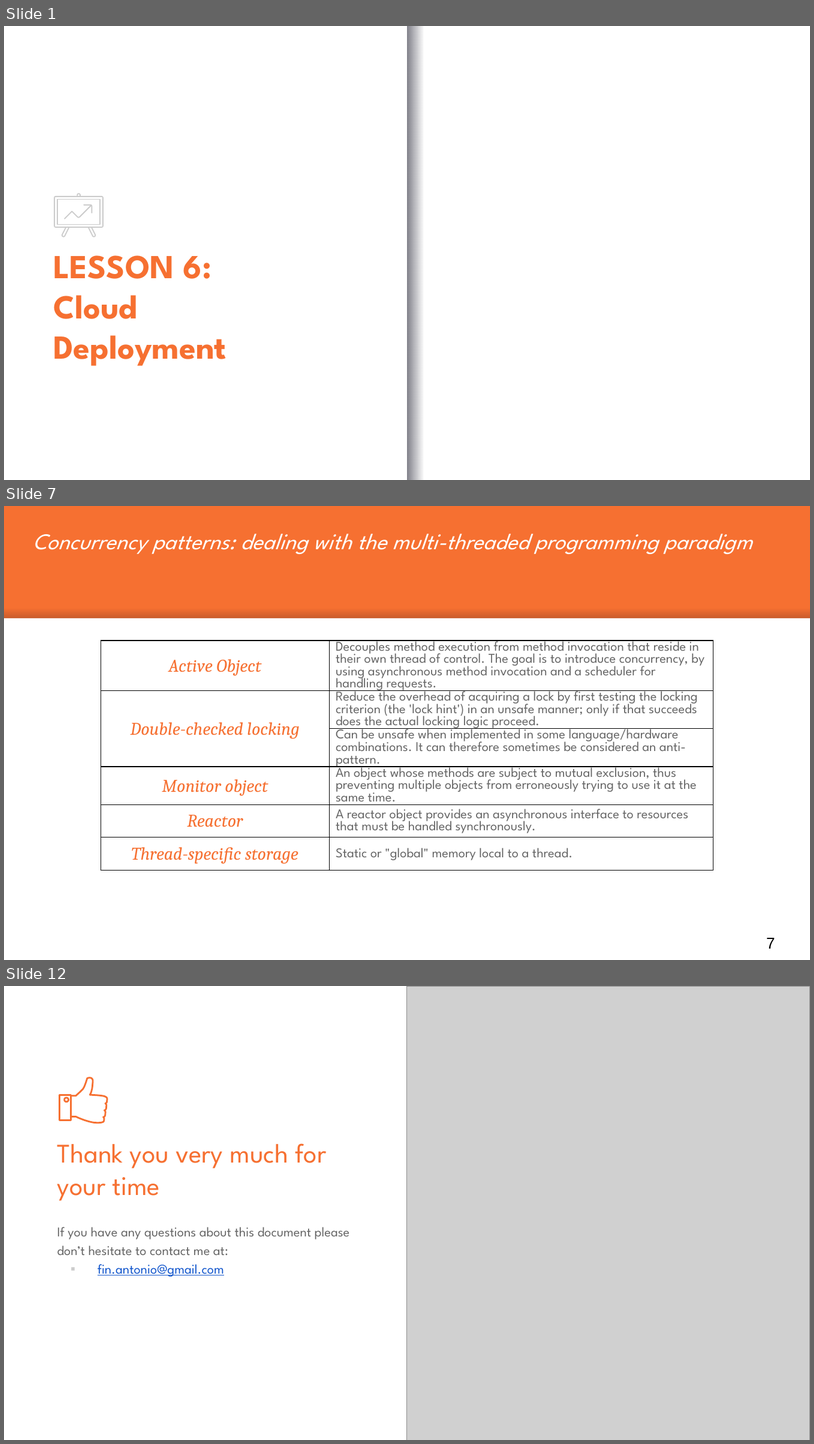
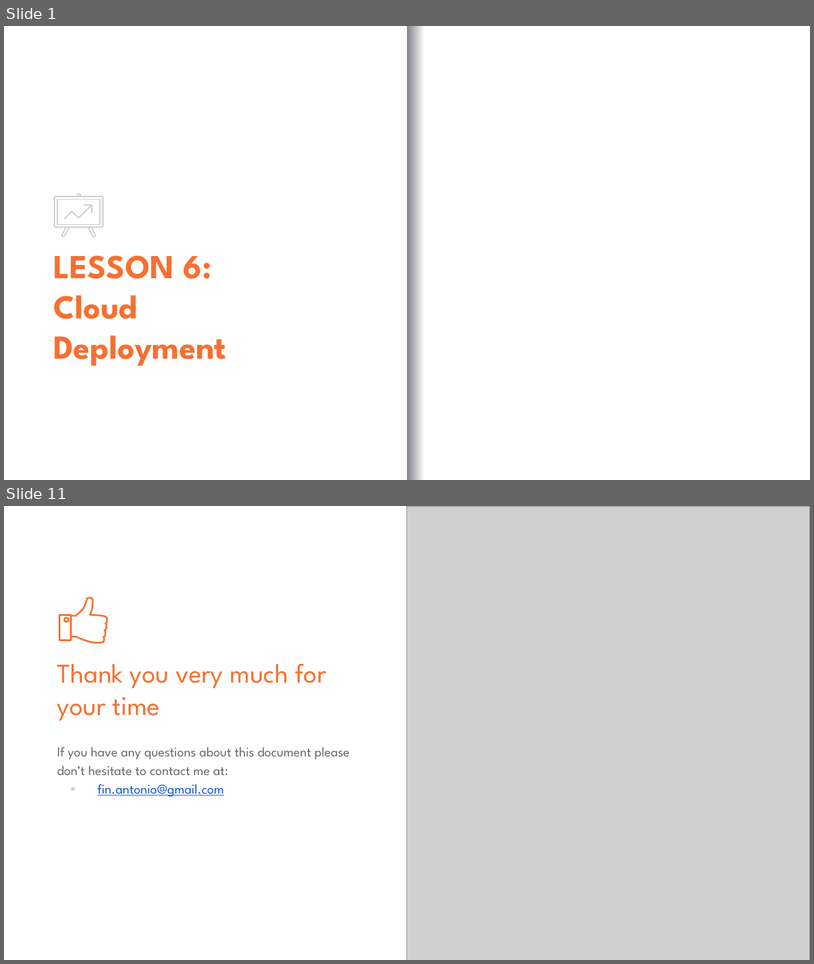
Before and after one commit to antfin/ComputerProgrammingBasic, a slide deck: lessons/Lesson_6.pptx. Shown one above the other, each under a label of ours: slides 1, 7 and 12 before the commit, slides 1 and 11 after it; the slides between them are not shown. The pictures are 814x1444 and 814x964 pixels, drawn with LibreOffice and Linux fonts; fonts in the diff are those of the drawing; grey boxes stand for pictures; background and template pictures are left out. Boxes give left, top, right and bottom in pixels: in the first picture for what was removed or moved away, otherwise in the second. Text is boxed around its words. In the diff, an @@ line names an element or a change of style, - is before the commit and + after.

```diff
--- a/lessons/Lesson_6.pptx
+++ b/lessons/Lesson_6.pptx
@@ slide 7 removed at box(4, 506, 810, 960), background #F67031 @@
@@ text removed at box(33, 534, 753, 554) @@
-Concurrency patterns: dealing with the multi-threaded programming paradigm
@@ rectangle removed at box(4, 608, 810, 618) @@
@@ rectangle removed at box(4, 618, 810, 959) @@
@@ table removed at box(101, 640, 714, 919), 6 rows, 2 columns @@
-Active Object | Decouples method execution from method invocation that reside in their own thread of control. The goal is to introduce concurrency, by using asynchronous method invocation and a scheduler for handling requests.
-Double-checked locking | Reduce the overhead of acquiring a lock by first testing the locking criterion (the 'lock hint') in an unsafe manner; only if that succeeds does the actual locking logic proceed.
- | Can be unsafe when implemented in some language/hardware combinations. It can therefore sometimes be considered an anti-pattern.
-Monitor object | An object whose methods are subject to mutual exclusion, thus preventing multiple objects from erroneously trying to use it at the same time.
-Reactor | A reactor object provides an asynchronous interface to resources that must be handled synchronously.
-Thread-specific storage | Static or "global" memory local to a thread.
@@ page number removed at box(767, 937, 776, 948) @@
-7
@@ what was slide 12 is now slide 11 @@
```
Also in this commit, not shown: 2 slides changed, 7 slides added, 7 other slides removed, 4 other files.
